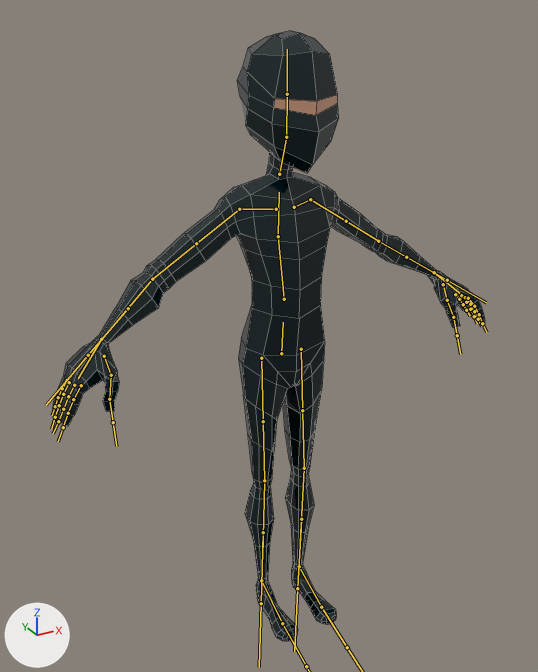
The FBX model Assets/Models/LowpolyNinja.fbx as it was, and as the next commit left it.
One viewpoint serves both versions: a 50 mm camera at (-0.941, -1.592, 1.732) aimed at (-0.08, -0.026, 0.949). Lighting does not change. The marker at lower left points along +X, +Y and +Z. The bones that bend it are drawn over the model as lines. Mesh edges are drawn as thin lines.

In view in the first picture: 'Body'.
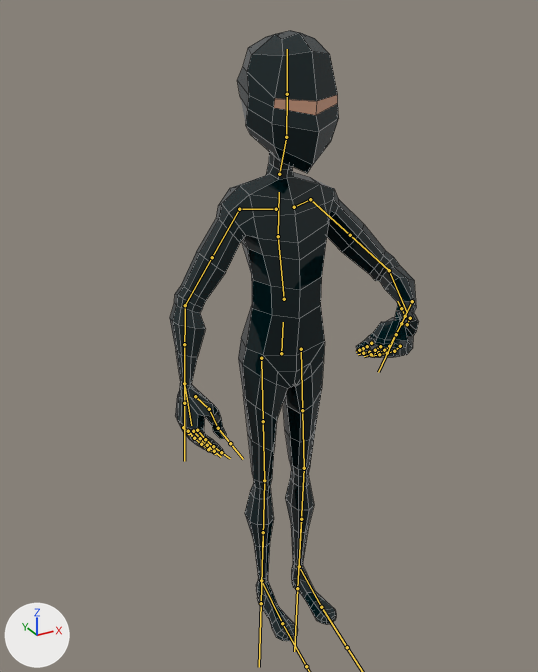
The newer file adds an action. The first version stands in its rest pose; the second is drawn at frame 31 of the action 'root|CheckOxygen'.

The edits, one by one:
Bone 'arm_stretch.r' (bone_arm_stretch_r) turns from (0, 0, 0) to (24, 0, -1) degrees about its own x, y and z.
Bone 'forearm_stretch.r' (bone_forearm_stretch_r) turns from (0, 0, 0) to (21, 7, 1) degrees about its own x, y and z.
Bone 'c_thumb1.r' (bone_c_thumb1_r) turns from (0, 0, 0) to (-10, -9, -5) degrees about its own x, y and z.
Bone 'c_pinky1.r' (bone_c_pinky1_r) moves from (0.0, 0.0, 0.0) to (-0.1, 0.2, 0.7).
Bone 'c_pinky1.r' (bone_c_pinky1_r) turns from (0, 0, 0) to (-29, -13, 4) degrees about its own x, y and z.
Bone 'c_ring1.r' (bone_c_ring1_r) moves from (0.0, 0.0, 0.0) to (-0.1, 0.2, 0.1).
Bone 'c_ring1.r' (bone_c_ring1_r) turns from (0, 0, 0) to (-25, -12, 3) degrees about its own x, y and z.
Bone 'c_middle1.r' (bone_c_middle1_r) moves from (0.0, 0.0, 0.0) to (0.0, -0.1, -0.3).
Bone 'c_middle1.r' (bone_c_middle1_r) turns from (0, 0, 0) to (-26, -10, 3) degrees about its own x, y and z.
Bone 'c_index1.r' (bone_c_index1_r) moves from (0.0, 0.0, 0.0) to (0.1, -0.2, -0.5).
Bone 'c_index1.r' (bone_c_index1_r) turns from (0, 0, 0) to (-26, -10, 4) degrees about its own x, y and z.
Bone 'arm_stretch.l' (bone_arm_stretch_l) turns from (0, 0, 0) to (16, -35, 27) degrees about its own x, y and z.
Bone 'forearm_stretch.l' (bone_forearm_stretch_l) turns from (0, 0, 0) to (44, 1, 10) degrees about its own x, y and z.
Bone 'hand.l' (bone_hand_l) moves from (0.0, 0.0, 0.0) to (1.0, -0.5, -3.0).
Bone 'hand.l' (bone_hand_l) turns from (0, 0, 0) to (-72, -64, 51) degrees about its own x, y and z.
Bone 'forearm_twist.l' (bone_forearm_twist_l) moves from (0.0, 0.0, 0.0) to (1.0, 1.0, -2.9).
Bone 'forearm_twist.l' (bone_forearm_twist_l) turns from (0, 0, 0) to (75, -54, -58) degrees about its own x, y and z.

Changed parts and their boxes (x1, y1, x2, y2) in the pictures (538 x 672 px):
'Body', posed (42% narrower): before (53, 30, 485, 641); after (170, 30, 419, 641)
bone 'arm_stretch.r', root to tip: before (239, 209) to (196, 243); after (239, 209) to (212, 257)
bone 'forearm_stretch.r', root to tip: before (152, 279) to (115, 323); after (185, 305) to (184, 364)
bone 'c_thumb1.r', root to tip: before (104, 356) to (111, 375); after (195, 396) to (209, 409)
bone 'c_pinky1.r', root to tip: before (67, 380) to (62, 388); after (183, 427) to (189, 433)
bone 'c_ring1.r', root to tip: before (69, 382) to (63, 394); after (188, 431) to (194, 438)
bone 'c_middle1.r', root to tip: before (74, 385) to (68, 396); after (193, 431) to (200, 438)
bone 'c_index1.r', root to tip: before (81, 385) to (73, 399); after (197, 430) to (205, 439)
bone 'arm_stretch.l', root to tip: before (310, 199) to (346, 221); after (310, 199) to (350, 235)
bone 'forearm_stretch.l', root to tip: before (378, 241) to (420, 265); after (389, 270) to (407, 312)
bone 'hand.l', root to tip: before (434, 272) to (461, 294); after (401, 323) to (391, 343)
bone 'forearm_twist.l', root to tip: before (406, 257) to (447, 280); after (412, 301) to (396, 334)
